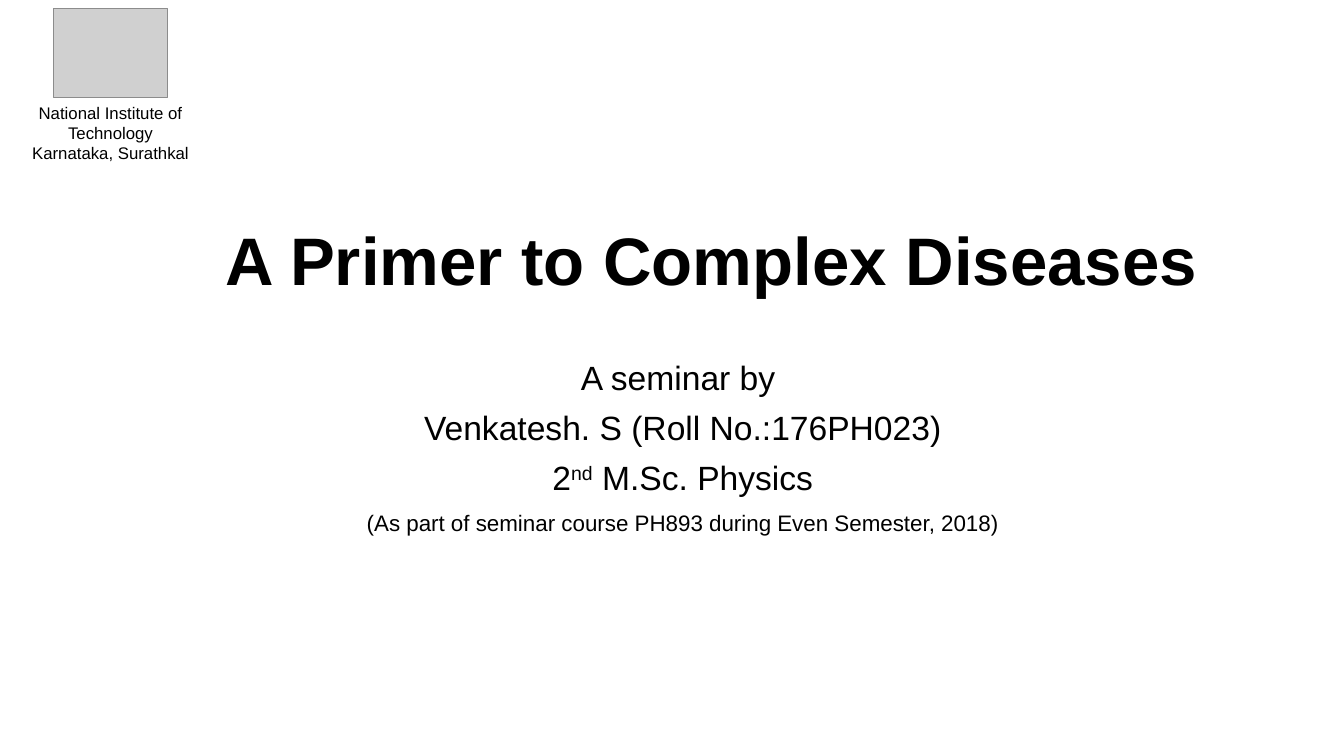
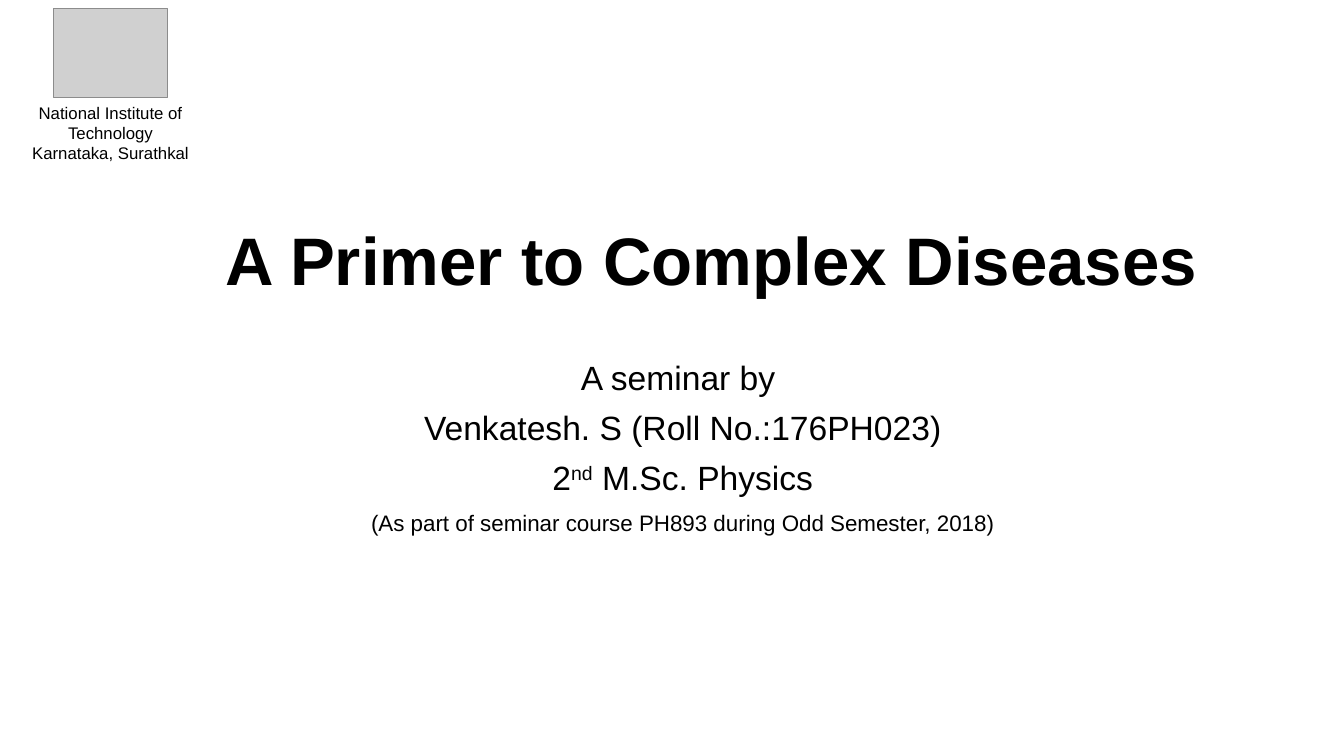
Before and after one commit to VenkiPhy6/seminar-thirdsem, a slide deck: slide 1 of A Primer to Complex Diseases.pptx. Drawn at 1344x756 pixels with LibreOffice and Linux fonts; fonts in the diff are those of the drawing; grey boxes stand for pictures. Boxes give left, top, right and bottom in pixels: in the first picture for what was removed or moved away, otherwise in the second. Text is boxed around its words. In the diff, an @@ line names an element or a change of style, - is before the commit and + after.

Commit message:
Editing presentation 1

```diff
--- a/A Primer to Complex Diseases.pptx
+++ b/A Primer to Complex Diseases.pptx
@@ subtitle at [371,514,994,536]: text changed @@
-(As part of seminar course PH893 during Even Semester, 2018)
+(As part of seminar course PH893 during Odd Semester, 2018)
```
Also in this commit, not shown: 4 slides added, 1 other file.
